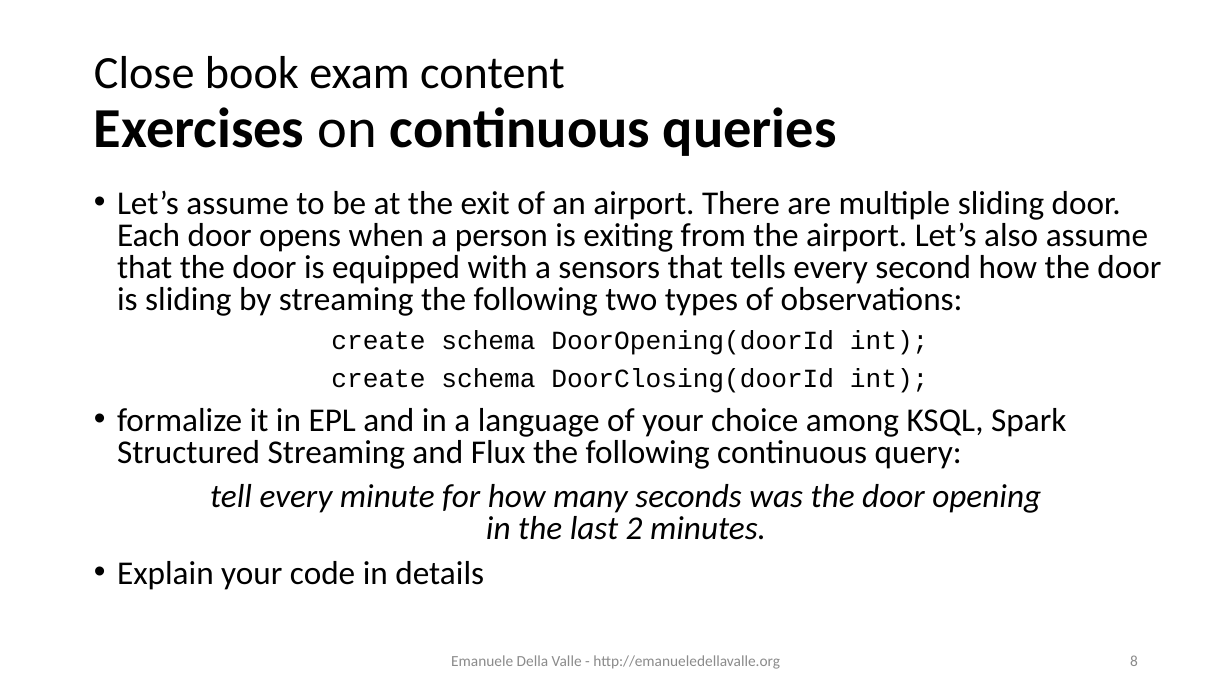
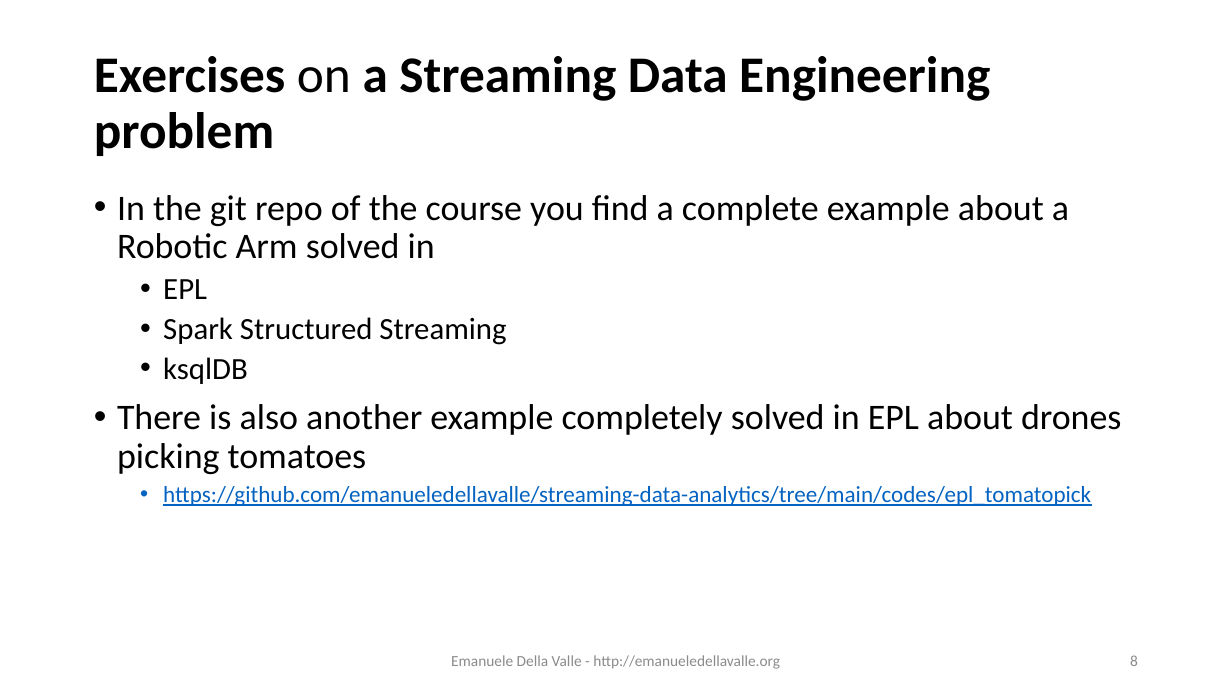
Before and after one commit to eugeniovaretti/streaming-data-analytics, a slide deck: slide 8 of lectures/07_SDE_exam-preview/07_Streaming-Data-Engineering_exam-preview.pptx. Drawn at 1232x693 pixels with LibreOffice and Linux fonts; fonts in the diff are those of the drawing. Boxes give left, top, right and bottom in pixels: in the first picture for what was removed or moved away, otherwise in the second. Text is boxed around its words. In the diff, an @@ line names an element or a change of style, - is before the commit and + after.

```diff
--- a/lectures/07_SDE_exam-preview/07_Streaming-Data-Engineering_exam-preview.pptx
+++ b/lectures/07_SDE_exam-preview/07_Streaming-Data-Engineering_exam-preview.pptx
@@ title at box(94, 56, 990, 156): text changed; size 44 to 40 pt @@
-Close book exam content
-Exercises on continuous queries
+Exercises on a Streaming Data Engineering problem
@@ text at box(117, 195, 1121, 506): text changed; size 25.9 to 28 pt @@
-• Let’s assume to be at the exit of an airport. There are multiple sliding door. Each door opens when a person is exiting from the airport. Let’s also assume that the door is equipped with a sensors that tells every second how the door is sliding by streaming the following two types of observations:
-create schema DoorOpening(doorId int);
-create schema DoorClosing(doorId int);
-• formalize it in EPL and in a language of your choice among KSQL, Spark Structured Streaming and Flux the following continuous query:
-tell every minute for how many seconds was the door opening
-in the last 2 minutes.
-• Explain your code in details
+• In the git repo of the course you find a complete example about a Robotic Arm solved in
+  • EPL
+  • Spark Structured Streaming
+  • ksqlDB
+• There is also another example completely solved in EPL about drones picking tomatoes
+  • https://github.com/emanueledellavalle/streaming-data-analytics/tree/main/codes/epl_tomatopick
```
Also in this commit, not shown: 7 other slides changed, 1 slide removed, 1 other file.
